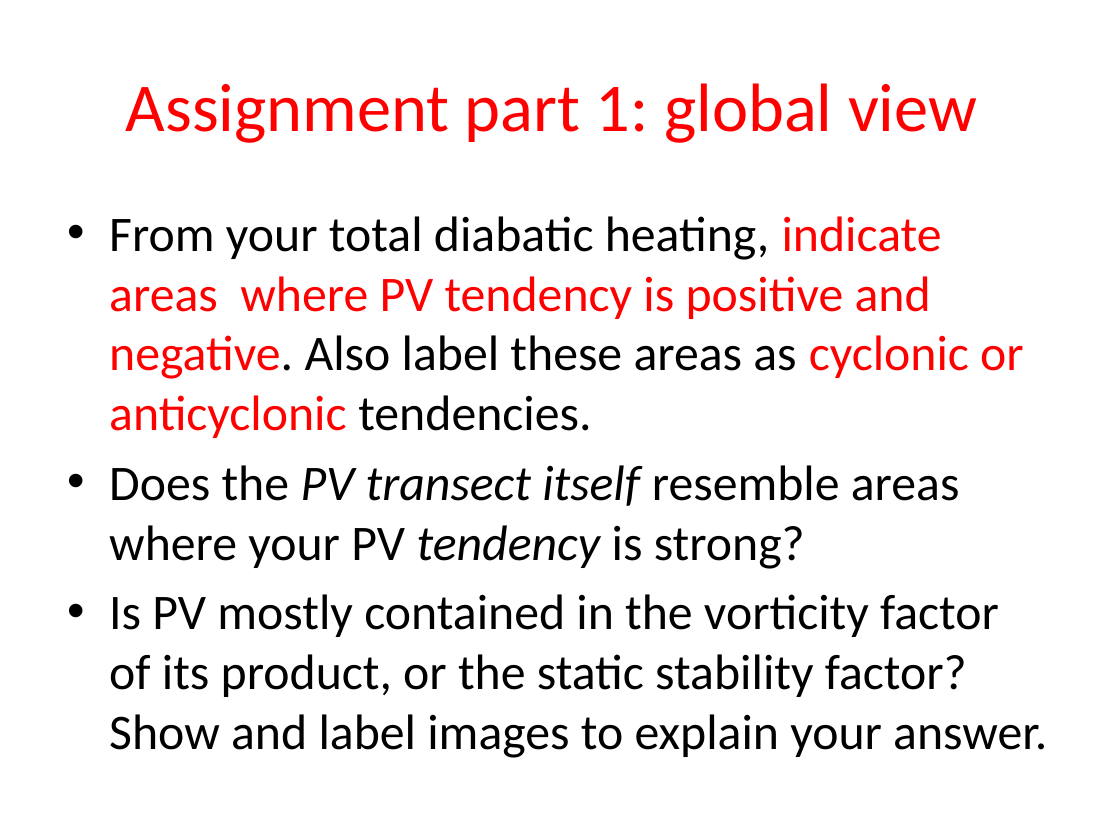
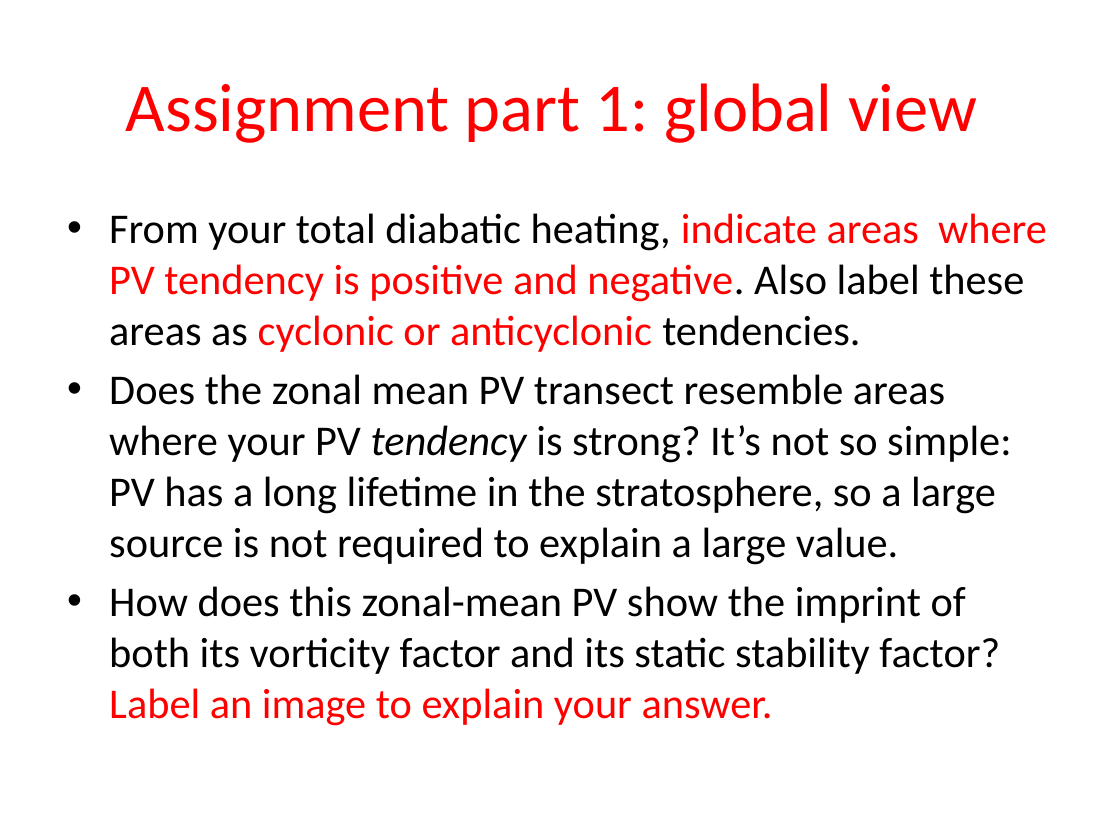
Before and after one commit to weiming9115/ATM651_IntroAtmDynamics, a slide deck: slide 11 of Unit2-WHch7/PV_budget_heatingrates_spinupconcept.pptx (slide 13 before the commit). Drawn at 1120x840 pixels with LibreOffice and Linux fonts; fonts in the diff are those of the drawing. Boxes give left, top, right and bottom in pixels: in the first picture for what was removed or moved away, otherwise in the second. Text is boxed around its words. In the diff, an @@ line names an element or a change of style, - is before the commit and + after.

Commit message:
updated assignment ppt

```diff
--- a/Unit2-WHch7/PV_budget_heatingrates_spinupconcept.pptx
+++ b/Unit2-WHch7/PV_budget_heatingrates_spinupconcept.pptx
@@ text at bbox=[109, 213, 1047, 352]: size 32 to 27.2 pt in "From your total diabatic heating, indicate areas ..." @@
@@ text at bbox=[109, 374, 1011, 726]: text changed; size 32 to 27.2 pt @@
-• Does the PV transect itself resemble areas where your PV tendency is strong?
-• Is PV mostly contained in the vorticity factor of its product, or the static stability factor? Show and label images to explain your answer.
+• Does the zonal mean PV transect resemble areas where your PV tendency is strong? It’s not so simple: PV has a long lifetime in the stratosphere, so a large source is not required to explain a large value.
+• How does this zonal-mean PV show the imprint of both its vorticity factor and its static stability factor? Label an image to explain your answer.
```
Also in this commit, not shown: 9 other slides changed, 9 slides added, 4 slides removed.
